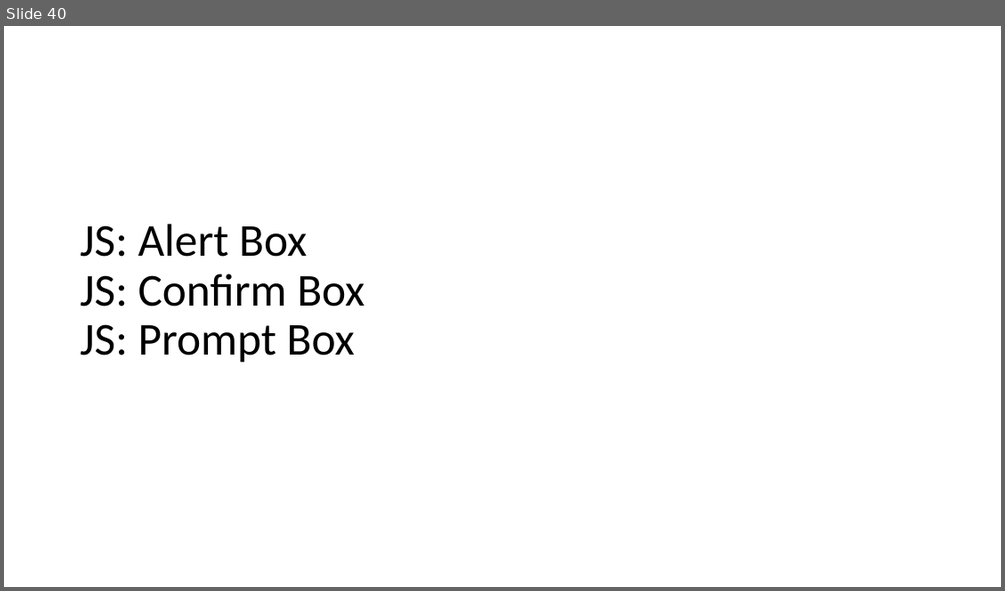
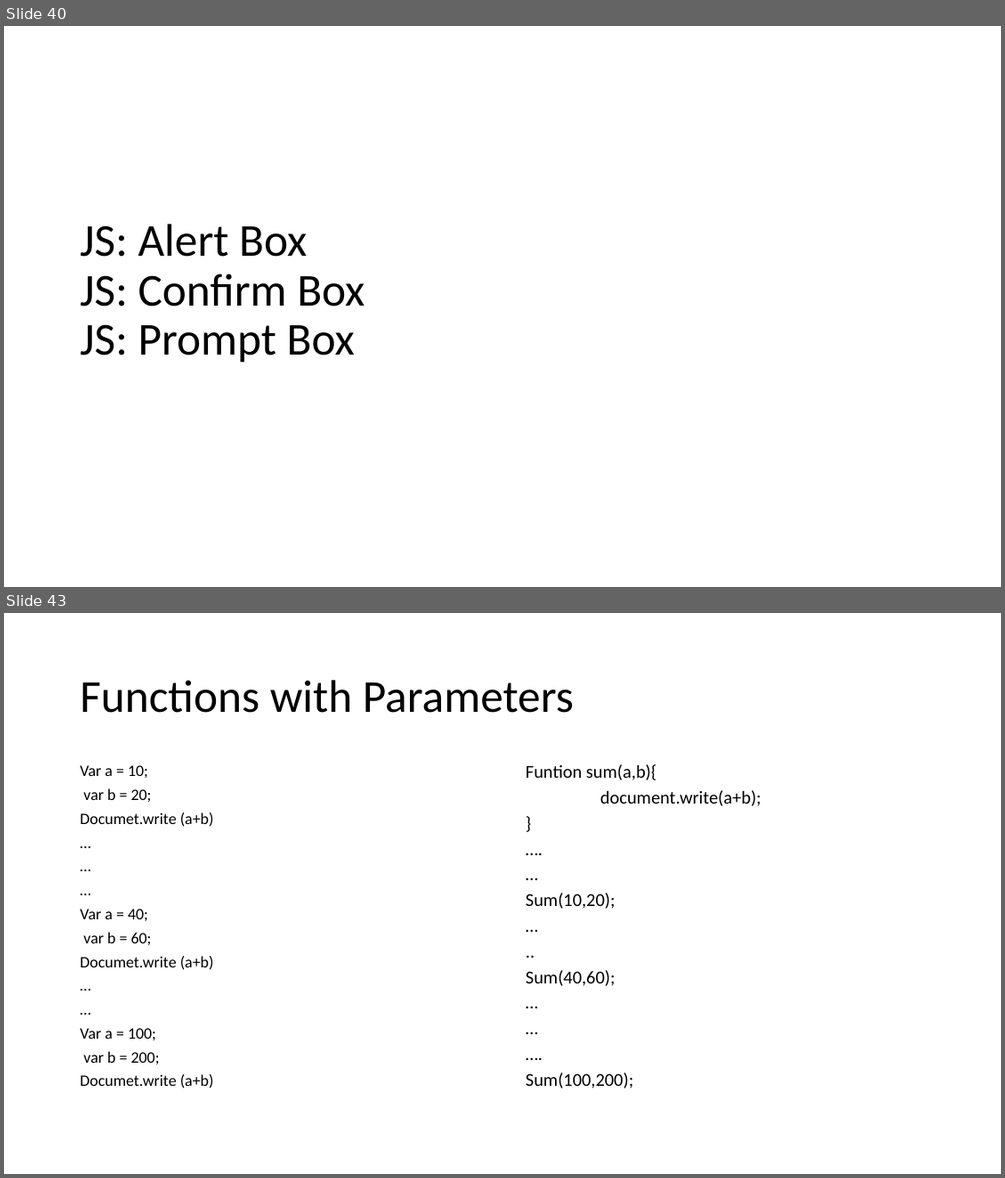
Before and after one commit to PiyushChaturvedii/Batch04, a slide deck: JavaScript.pptx. Shown one above the other, each under a label of ours: slide 40 before the commit, slides 40 and 43 after it; the slides between them are not shown. The pictures are 1005x591 and 1005x1178 pixels, drawn with LibreOffice and Linux fonts; fonts in the diff are those of the drawing. Boxes give left, top, right and bottom in pixels: in the first picture for what was removed or moved away, otherwise in the second. Text is boxed around its words. In the diff, an @@ line names an element or a change of style, - is before the commit and + after.

Commit message:
functions

```diff
--- a/JavaScript.pptx
+++ b/JavaScript.pptx
@@ slide 43 added at [4, 613, 1001, 1174], background #FFFFFF @@
@@ title added at [80, 680, 574, 713], 44 pt, text #000000 @@
+Functions with Parameters
@@ text added at [80, 765, 214, 1088], 15.4 pt, text #000000 @@
+Var a = 10;
+var b = 20;
+Documet.write (a+b)
+…
+…
+…
+Var a = 40;
+var b = 60;
+Documet.write (a+b)
+…
+…
+Var a = 100;
+var b = 200;
+Documet.write (a+b)
@@ text added at [526, 764, 761, 1088], 17.5 pt, text #000000 @@
+Funtion sum(a,b){
+document.write(a+b);
+}
+….
+…
+Sum(10,20);
+…
+..
+Sum(40,60);
+…
+…
+….
+Sum(100,200);
```
Also in this commit, not shown: 4 other slides added, 2 other files.
